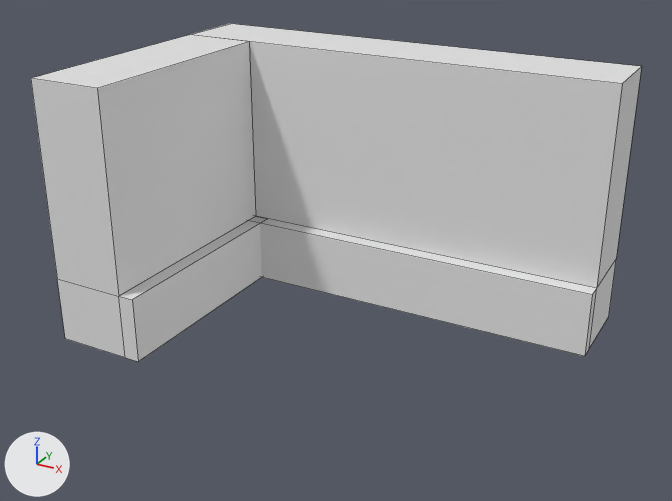
A saved change to the FBX model BurdenOfChoices_Project/Assets/_BurdenOfChoices_Root/3D/Models/Blocking/BK_Paredes/SM_Corner3.fbx.
Before and after are seen from a camera (50 mm lens) standing at (4.08, -3.8, 2.94) and looking at (1.51, 0.88, 0.6). Lighting does not change. The marker at lower left points along +X, +Y and +Z. The picture after the commit comes second. Mesh edges are drawn as thin lines. Where no turn or scale is listed for an object, it has been applied to the vertices.

Objects in the first picture: 'Pared normal.001', 'Pared normal.002'.
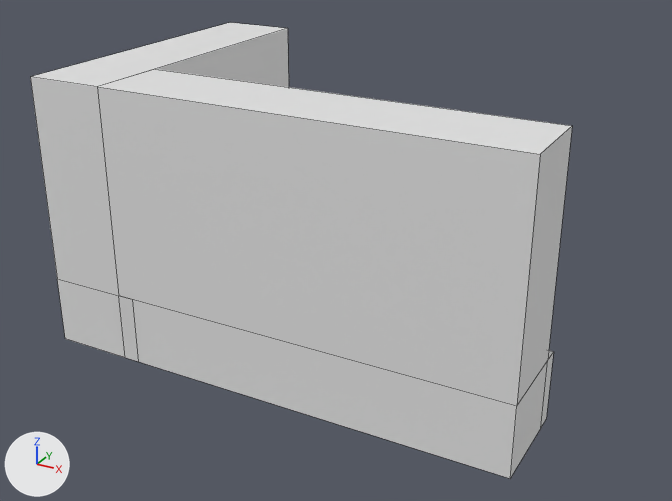
Location of each change, [x1, y1, x2, y2] in pixels of the pictures (672 x 501 px):
'Pared normal.016', added
    after: [97, 69, 572, 478]
'Pared normal.001', deleted
    before: [191, 24, 642, 356]

Diff of the bpy script that builds the scene:
```diff
--- a/BurdenOfChoices_Project/Assets/_BurdenOfChoices_Root/3D/Models/Blocking/BK_Paredes/SM_Corner3.fbx.py
+++ b/BurdenOfChoices_Project/Assets/_BurdenOfChoices_Root/3D/Models/Blocking/BK_Paredes/SM_Corner3.fbx.py
@@ me_cube_033 @@
+me_cube_033.from_pydata([(0.5, 0.5, 1.71), (0.5, 0.5, 0.0), (3.0, 0.5, 1.71), (3.0, 0.5, 0.0), (0.5, 0.0, 1.71), (0.5, 0.0, 0.0), (3.0, 0.0, 1.71), (3.0, 0.0, 0.0), (0.5, 0.5, 0.43), (3.0, 0.0, 0.43), (3.0, 0.5, 0.43), (0.5, 0.0, 0.43), (0.5, 0.6, 0.43), (0.5, 0.6, 0.0), (3.0, 0.6, 0.43), (3.0, 0.6, 0.0)], [], [(0, 4, 6, 2), (10, 2, 6, 9), (9, 6, 4, 11), (5, 1, 3, 7), (8, 0, 2, 10), (11, 4, 0, 8), (5, 11, 8, 1), (1, 8, 12, 13), (7, 9, 11, 5), (3, 10, 9, 7), (12, 14, 15, 13), (8, 10, 14, 12), (10, 3, 15, 14), (3, 1, 13, 15)])
+me_cube_033.materials.append(mat_material_002)  # white #e7e7e7
@@ ob_pared_normal_001 @@
-ob_pared_normal_001 = bpy.data.objects.new('Pared normal.001', me_cube_008)
-ob_pared_normal_001.location = (0.0, 0.0, 0.0)
@@ ob_pared_normal_016 @@
+ob_pared_normal_016 = bpy.data.objects.new('Pared normal.016', me_cube_033)
+ob_pared_normal_016.location = (0.0, 0.0, 0.0)
```
